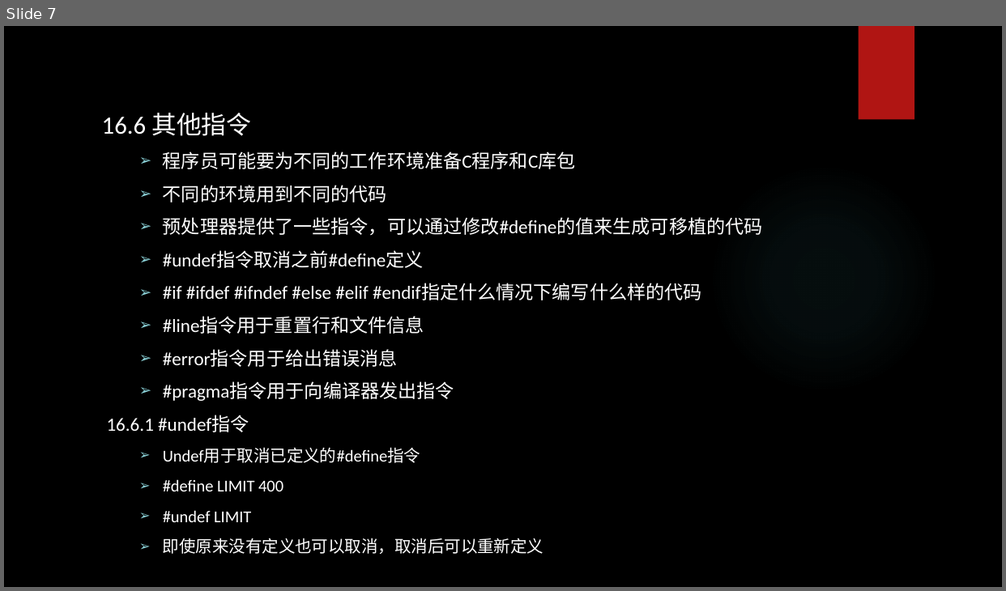
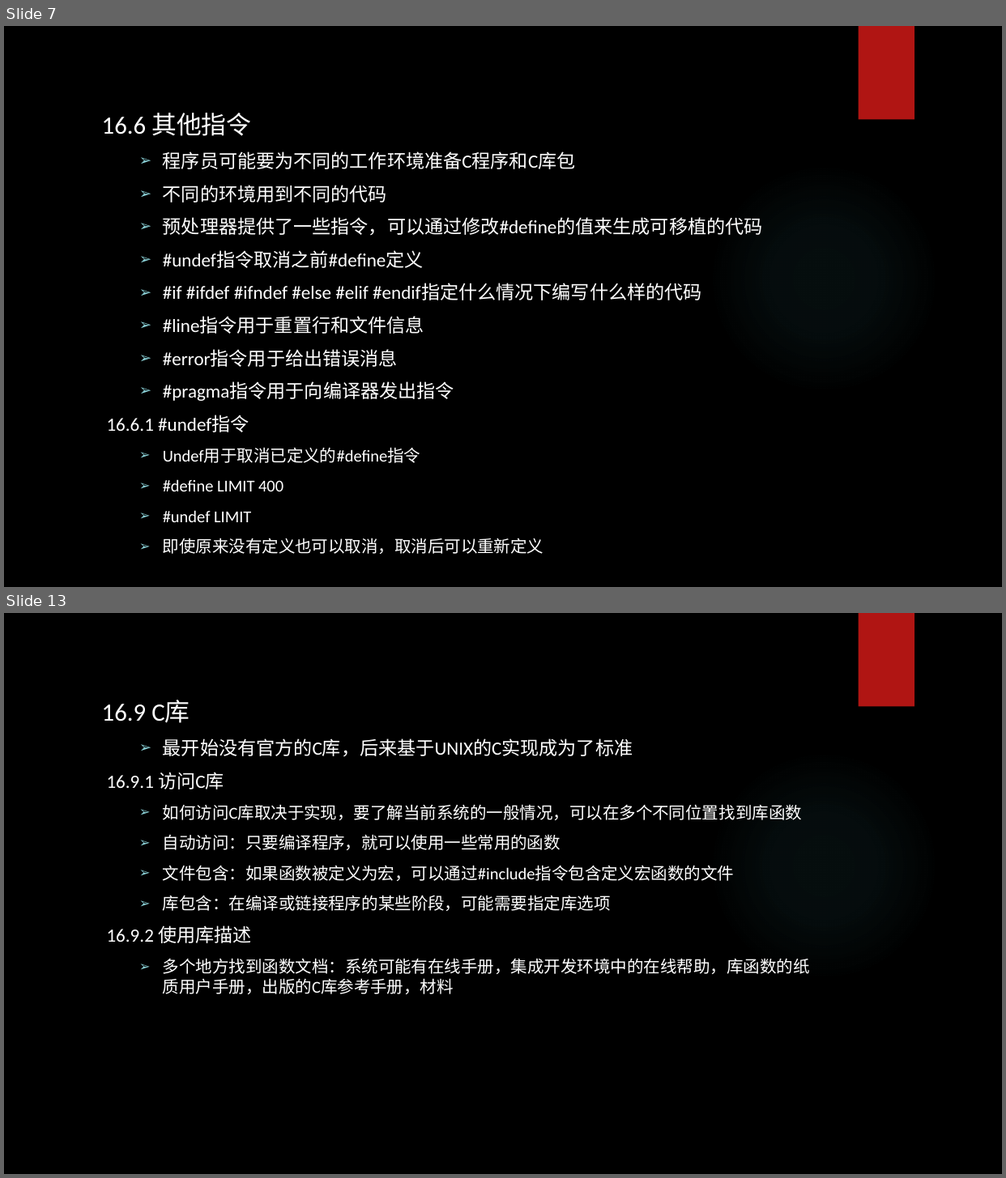
Before and after one commit to tsyin/c_ppt-code, a slide deck: PPT/16 C预处理器和C库.pptx. Shown one above the other, each under a label of ours: slide 7 before the commit, slides 7 and 13 after it; the slides between them are not shown. The pictures are 1006x591 and 1006x1178 pixels, drawn with LibreOffice and Linux fonts; fonts in the diff are those of the drawing; background and template pictures are left out. Boxes give left, top, right and bottom in pixels: in the first picture for what was removed or moved away, otherwise in the second. Text is boxed around its words. In the diff, an @@ line names an element or a change of style, - is before the commit and + after.

```diff
--- a/PPT/16 C预处理器和C库.pptx
+++ b/PPT/16 C预处理器和C库.pptx
@@ slide 13 added at box(4, 613, 1002, 1174), background picture (left out); not listed: 2 template elements that a slide beside it also shows @@
@@ text added at box(102, 700, 810, 995), 16 pt, text #FFFFFF @@
+16.9 C库
+  ➢ 最开始没有官方的C库，后来基于UNIX的C实现成为了标准
+16.9.1 访问C库
+  ➢ 如何访问C库取决于实现，要了解当前系统的一般情况，可以在多个不同位置找到库函数
+  ➢ 自动访问：只要编译程序，就可以使用一些常用的函数
+  ➢ 文件包含：如果函数被定义为宏，可以通过#include指令包含定义宏函数的文件
+  ➢ 库包含：在编译或链接程序的某些阶段，可能需要指定库选项
+16.9.2 使用库描述
+  ➢ 多个地方找到函数文档：系统可能有在线手册，集成开发环境中的在线帮助，库函数的纸质用户手册，出版的C库参考手册，材料
```
Also in this commit, not shown: 1 slide changed, 9 other slides added, 2 other files.
